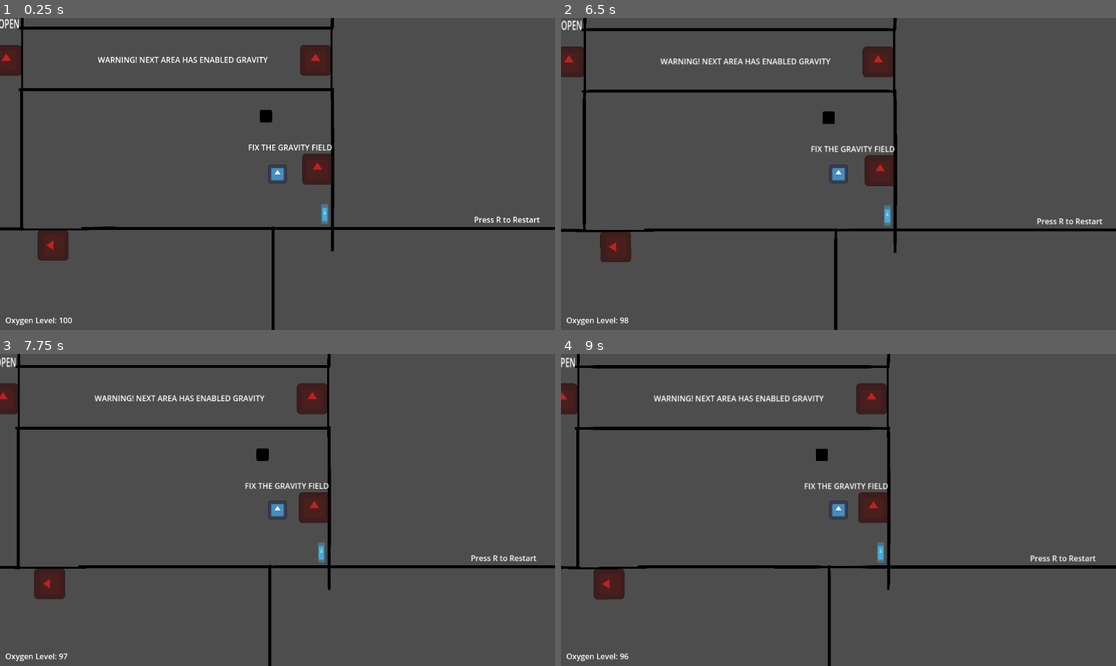
Above: before the commit, frames 1-4 (two rows, left to right).
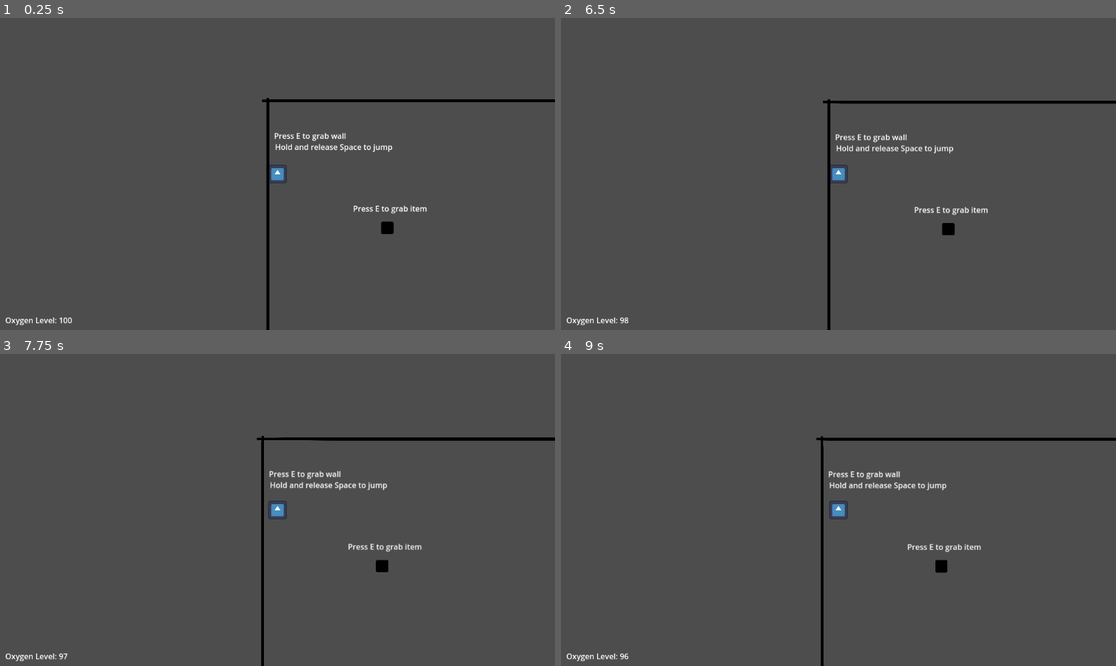
Above: after the commit, the same moments.

Repository: RadekGrzankowski/GravityOfDiscomfort
Game: Godot game, scene res://Levels/Main/main.tscn
Same seed, same stepped clock (60 frames per second), same inputs: the game is played once before the commit and once after it. The engine's default icon, where the game draws it, is replaced by a stand-in: a white triangle on a blue panel in a dark square.
Inputs (mouse positions are in pixels of both pictures, inside the frame that each line leads up to):
- Up to frame 1 (0.25 s): no input
- Up to frame 2 (6.5 s): tap R (restart) every 0.75 s from 0.5 to 4.25 s; move the mouse to (960, 158) at 0.52 s; hold E (grab) 0.53-1.28 s; tap Space (jump) at 0.77, 1.52, 3.02, 3.77, 4.52, 6.02 s; move the mouse to (727, 189) at 1.27 s; tap F (interact) every 1.5 s from 1.35 to 5.85 s; move the mouse to (894, 105) at 2.02 s; hold E (grab) 2.03-2.78 s; move the mouse to (810, 236) at 2.77 s; move the mouse to (1005, 220) at 3.52 s; hold E (grab) 3.53-4.28 s; move the mouse to (672, 127) at 4.27 s; move the mouse to (866, 174) at 5.02 s; hold E (grab) 5.03-5.78 s; move the mouse to (755, 96) at 5.77 s
- Up to frame 3 (7.75 s): move the mouse to (399, 494) at 6.52 s; hold E (grab) 6.53-7.28 s; tap Space (jump) at 6.77, 7.52 s; move the mouse to (166, 525) at 7.27 s; tap F (interact) at 7.35 s
- Up to frame 4 (9 s): move the mouse to (894, 441) at 8.02 s; hold E (grab) 8.03-8.78 s; move the mouse to (810, 572) at 8.77 s; tap F (interact) at 8.85 s

The runs differ from the first frame. In frame 1, 7.0% of the frame differs, in the area x 0-100%, y 0-100%; in frame 2, 7.4%; in frame 3, 7.1%; in frame 4, 7.4%.

Commit message:
Patch 0.3.1 hotfix
Changed Player start position and box

Diff:
--- a/niewiemkurdebele/Levels/Main/main.tscn
+++ b/niewiemkurdebele/Levels/Main/main.tscn
@@ -13,7 +13,7 @@
 [node name="Main" type="Node2D"]
 
 [node name="Player" parent="." instance=ExtResource("1_fhqpf")]
-position = Vector2(3104, 520)
+position = Vector2(16, 152)
 
 [node name="LevelLayout" parent="." instance=ExtResource("2_ijmpk")]
 
@@ -41,7 +41,7 @@
 rotation = -1.57632
 
 [node name="Box" parent="." instance=ExtResource("4_4otp8")]
-position = Vector2(3080, 400)
+position = Vector2(248, 264)
 
 [node name="Label" type="Label" parent="."]
 offset_left = 4114.0
Not shown, changed: niewiemkurdebele/export_presets.cfg
